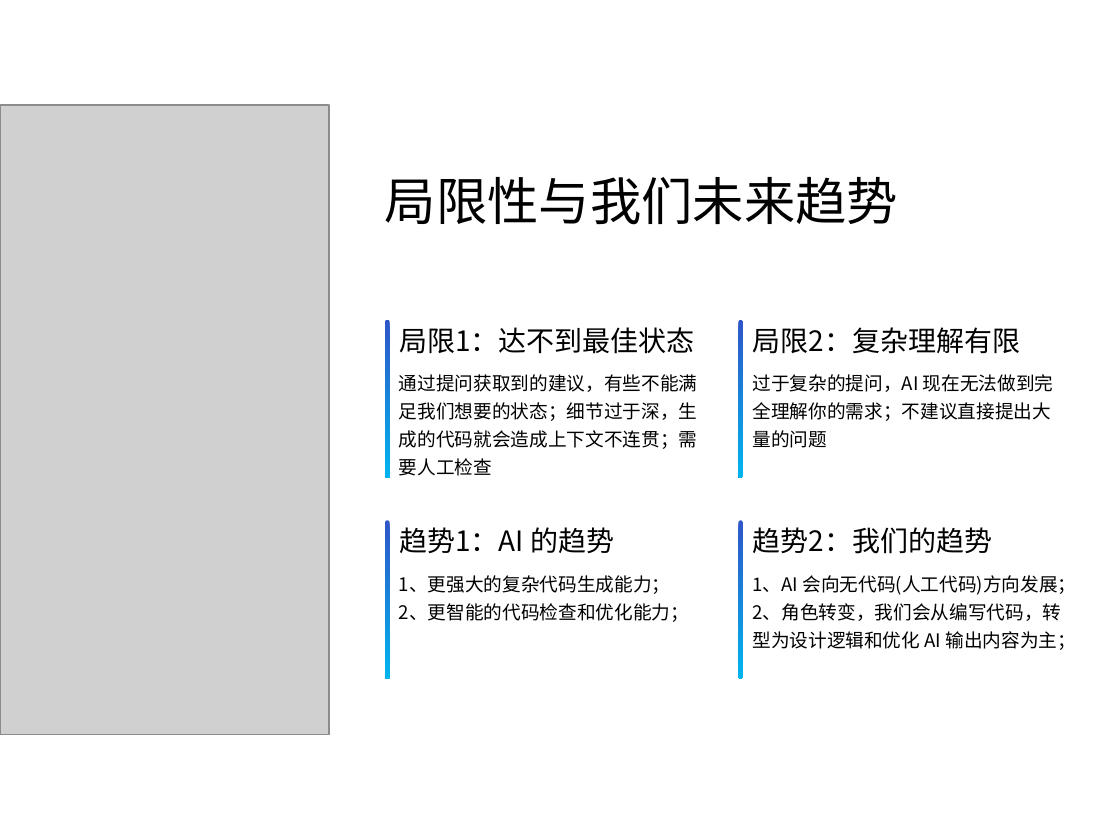
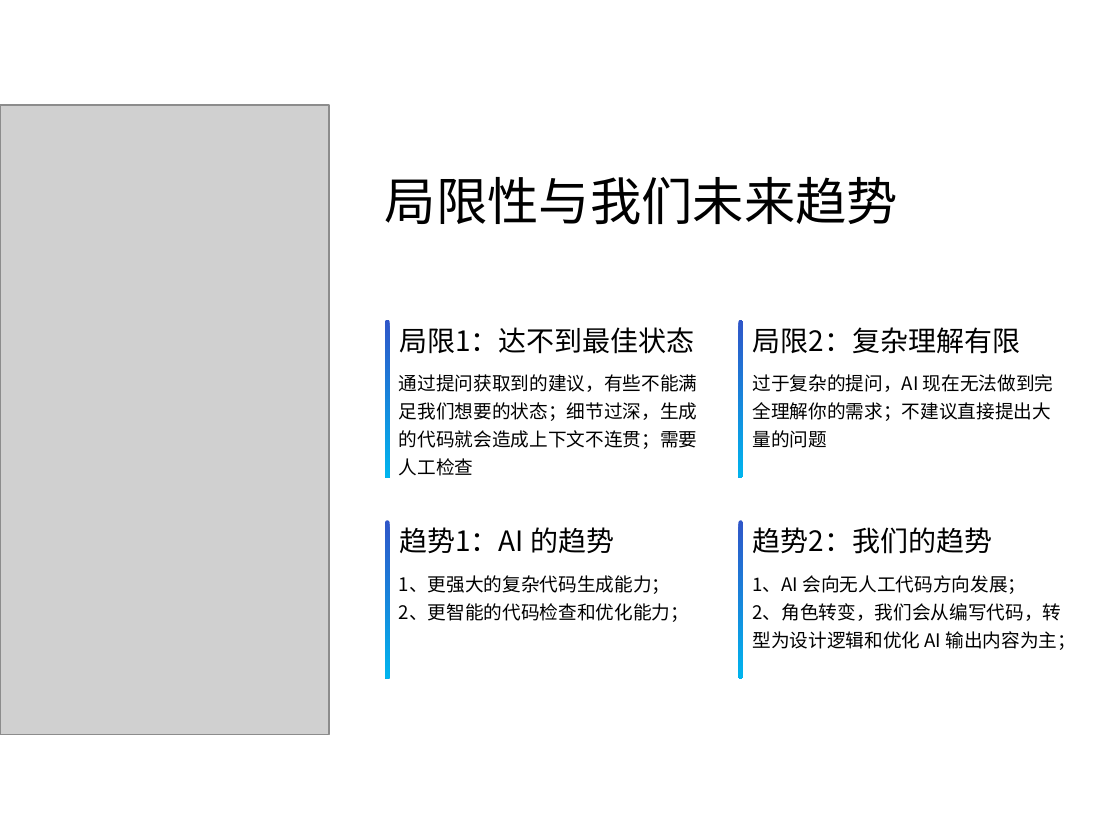
Before and after one commit to qq986063761/study, a slide deck: slide 15 of 分享/AI编程/AI编程分享.pptx. Drawn at 1120x840 pixels with LibreOffice and Linux fonts; fonts in the diff are those of the drawing; grey boxes stand for pictures. Boxes give left, top, right and bottom in pixels: in the first picture for what was removed or moved away, otherwise in the second. Text is boxed around its words. In the diff, an @@ line names an element or a change of style, - is before the commit and + after.

```diff
--- a/分享/AI编程/AI编程分享.pptx
+++ b/分享/AI编程/AI编程分享.pptx
@@ text at (399,374,698,476): text changed @@
-通过提问获取到的建议，有些不能满足我们想要的状态；细节过于深，生成的代码就会造成上下文不连贯；需要人工检查
+通过提问获取到的建议，有些不能满足我们想要的状态；细节过深，生成的代码就会造成上下文不连贯；需要人工检查
@@ text at (752,575,1026,594): text changed @@
-1、AI 会向无代码(人工代码)方向发展；
+1、AI 会向无人工代码方向发展；
```
Also in this commit, not shown: 8 other slides changed.
